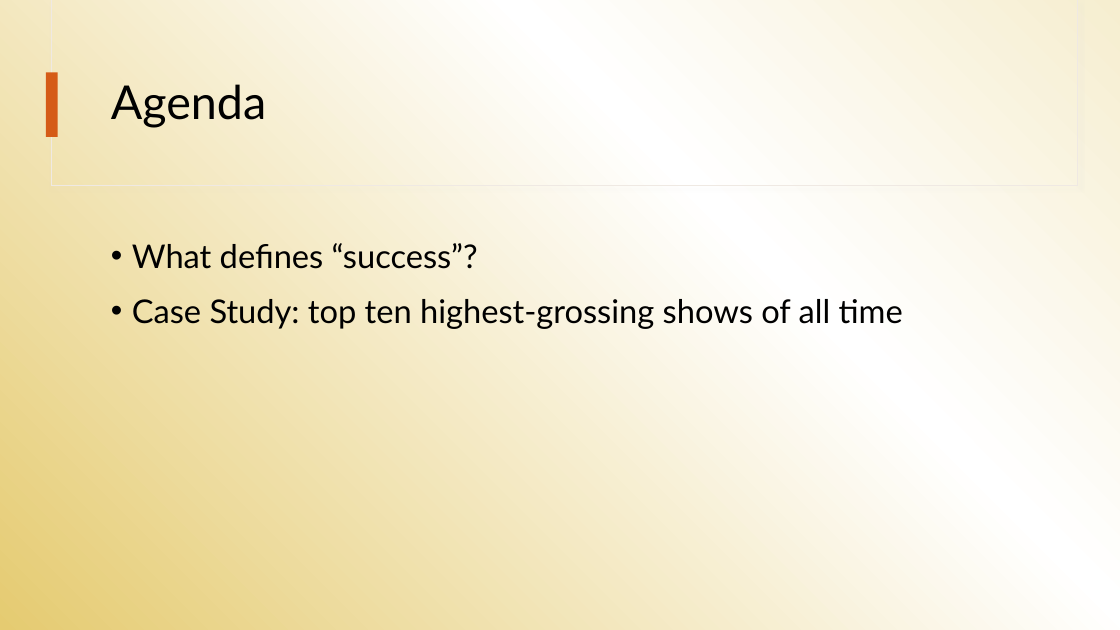
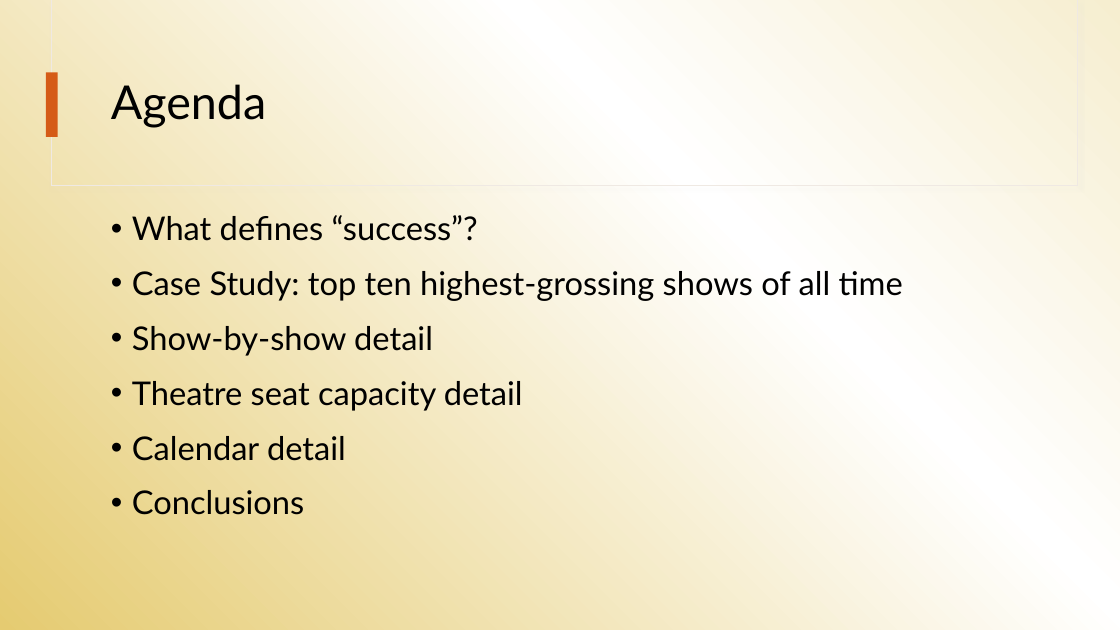
Before and after one commit to abihelvey/Broadway-Success, a slide deck: slide 2 of presentation/Abi_NSS_DA6_Capstone.pptx. Drawn at 1120x630 pixels with LibreOffice and Linux fonts; fonts in the diff are those of the drawing. Boxes give left, top, right and bottom in pixels: in the first picture for what was removed or moved away, otherwise in the second. Text is boxed around its words. In the diff, an @@ line names an element or a change of style, - is before the commit and + after.

```diff
--- a/presentation/Abi_NSS_DA6_Capstone.pptx
+++ b/presentation/Abi_NSS_DA6_Capstone.pptx
@@ text "What defines “success”?" moved from (x1=132, y1=243, x2=903, y2=329) to (x1=132, y1=215, x2=903, y2=515) @@
@@ text at (x1=132, y1=326, x2=523, y2=515): paragraphs added @@
+• Show-by-show detail
+• Theatre seat capacity detail
+• Calendar detail
+• Conclusions
```
Also in this commit, not shown: 1 other slide changed, 5 slides added, 4 slides removed.
